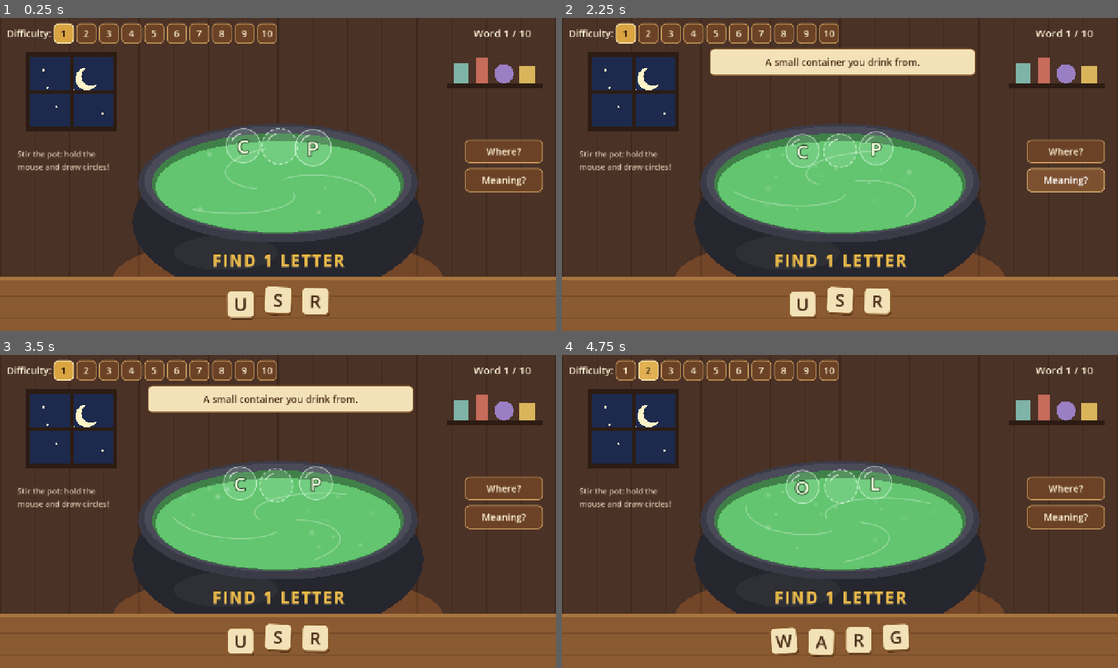
Above: before the commit, frames 1-4 (two rows, left to right).
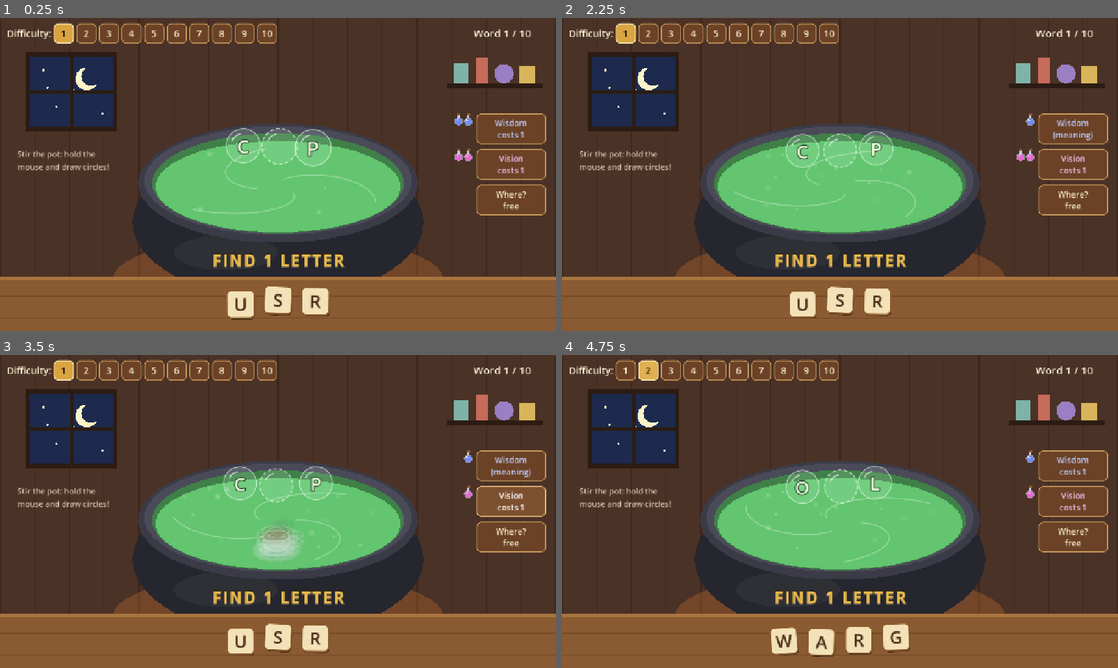
Above: after the commit, the same moments.

Repository: Kappakapawie/Spell-Cauldron
Game: Godot game, scene res://scenes/main.tscn
Same seed, same stepped clock (60 frames per second), same inputs: the game is played once before the commit and once after it.
Inputs (mouse positions are in pixels of both pictures, inside the frame that each line leads up to):
- Up to frame 1 (0.25 s): no input
- Up to frame 2 (2.25 s): click (1073, 127) at 0.5 s, where only the run after the commit has a clickable "Wisdom costs 1"; click (1073, 127) at 1.25 s, where only the run after the commit has a clickable "Wisdom (meaning)"; click (1067, 180) at 2 s, where only the run before the commit has a clickable "Meaning?"
- Up to frame 3 (3.5 s): click (511, 502) at 2.75 s, where only the run after the commit has a clickable "Vision costs 1"
- Up to frame 4 (4.75 s): click "1" at 3.5 s; click "2" at 4.25 s

The runs differ from the first frame. In frame 1, 3.6% of the frame differs, in the area x 81-99%, y 30-64%; in frame 2, 7.8%; in frame 3, 8.4%, in the area x 26-99%, y 9-66%; in frame 4, 3.5%.

Commit message:
Add Wisdom and Vision potions as earned, paid hints
- Brewing a word rewards 1-4 potions (more for longer words); they fly
  to shelves of flask icons next to the buttons
- Wisdom potion shows the meaning; Vision potion reveals the blurry
  picture in the brew, clearer with each one (3 steps)
- Drinking costs 1-4 potions depending on difficulty; buttons grey out
  when you can't afford them
- Remove the automatic 10-second picture; Where? hint stays free
- Smoke test covers costs and rewards

Co-Authored-By: Claude Opus 5.5 <noreply@anthropic.com>

Diff:
--- a/scripts/main.gd
+++ b/scripts/main.gd
@@ -17,7 +17,6 @@
 const BREW_CENTER := Vector2(640, 380)   ## middle of the soup, seen from above
 const BREW_RADIUS := Vector2(290, 115)
 const PICTURE_CENTER := Vector2(640, 425)
-const PICTURE_DELAY := 10.0              ## seconds before the vague picture appears
 const ENGRAVING_Y := 560.0
 const STIR_TURNS := 0.9  ## how many full circles you need to draw to stir
 
@@ -60,8 +59,16 @@
 var sparkles: CPUParticles2D
 var smoke: CPUParticles2D
 
-var picture_alpha := 0.0  ## 0 = invisible, ~0.4 = vague, 1 = fully revealed
+var picture_alpha := 0.0  ## how clear the picture in the brew is: 0 = hidden, 1 = sharp
 var picture_tween: Tween
+
+## Potion stock. Earned by brewing words, spent on the Wisdom / Vision buttons.
+var potions := {PotionArt.WISDOM: 2, PotionArt.VISION: 2}
+var wisdom_used := false   ## Wisdom already drunk for this word (then the meaning is free to reopen)
+var vision_level := 0      ## Vision potions drunk for this word (max VISION_STEPS.size())
+const VISION_STEPS := [0.22, 0.5, 0.78]  ## picture clarity after 1, 2, 3 Vision potions
+var shelves := {}          ## kind -> PotionShelf
+var potion_buttons := {}   ## kind -> Button
 var emoji_font: SystemFont
 var engrave_font: FontVariation
 var spoon: Spoon
@@ -195,13 +202,13 @@
 
 	progress_label.text = "Word %d / %d" % [word_number + 1, GameData.WORDS_PER_LEVEL]
 
-	# After a while, a vague picture of the word rises in the brew.
+	# The picture stays hidden until a Vision potion is drunk.
 	if picture_tween:
 		picture_tween.kill()
 	picture_alpha = 0.0
-	picture_tween = create_tween()
-	picture_tween.tween_interval(PICTURE_DELAY)
-	picture_tween.tween_property(self, "picture_alpha", 0.3, 3.0)
+	vision_level = 0
+	wisdom_used = false
+	_update_potion_ui()
 
 
 func _next_word() -> void:
@@ -535,6 +542,7 @@
 		picture_tween.kill()
 	picture_tween = create_tween()
 	picture_tween.tween_property(self, "picture_alpha", 1.0, 0.5)
+	_award_potions()
 	for i in row.size():
 		var node: Node2D = row[i]
 		var slot := node as GapSlot
@@ -633,11 +641,102 @@
 	hint_tween.finished.connect(func() -> void: hint_marker.visible = false)
 
 
-func _toggle_meaning() -> void:
+# ---------------------------------------------------------------- potions
+
+## Potions it costs to drink one, by difficulty: 1,1,1,2,2,2,3,3,3,4.
+func _potion_cost() -> int:
+	return 1 + (level - 1) / 3
+
+
+## Potions earned for brewing a word: bigger words give more (1-4).
+func _potion_reward() -> int:
+	var n: int = String(puzzle.word).length()
+	if n <= 4:
+		return 1
+	if n <= 6:
+		return 2
+	if n <= 9:
+		return 3
+	return 4
+
+
+func _drink_wisdom() -> void:
 	if complete_panel.visible:
 		return
+	if wisdom_used:
+		meaning_panel.visible = not meaning_panel.visible  # already paid: reopen for free
+		return
+	if not _pay(PotionArt.WISDOM):
+		return
+	wisdom_used = true
 	meaning_label.text = puzzle.meaning
-	meaning_panel.visible = not meaning_panel.visible
+	meaning_panel.visible = true
+	_update_potion_ui()
+
+
+func _drink_vision() -> void:
+	if complete_panel.visible or vision_level >= VISION_STEPS.size():
+		return
+	if not _pay(PotionArt.VISION):
+		return
+	vision_level += 1
+	if picture_tween:
+		picture_tween.kill()
+	picture_tween = create_tween()
+	picture_tween.tween_property(self, "picture_alpha", VISION_STEPS[vision_level - 1], 1.5) \
+		.set_trans(Tween.TRANS_SINE)
+	_update_potion_ui()
+
+
+func _pay(kind: String) -> bool:
+	var cost := _potion_cost()
+	if potions[kind] < cost:
+		return false
+	potions[kind] -= cost
+	return true
+
+
+func _award_potions() -> void:
+	var kinds := [PotionArt.WISDOM, PotionArt.VISION]
+	for i in _potion_reward():
+		var kind: String = kinds[randi() % 2]
+		var fly := FlyingPotion.new()
+		fly.liquid = PotionArt.COLORS[kind]
+		fly.position = WORD_CENTER + Vector2(randf_range(-60, 60), 0)
+		fly.scale = Vector2.ONE * 1.6
+		add_child(fly)
+		var shelf: PotionShelf = shelves[kind]
+		var tw := fly.create_tween().set_trans(Tween.TRANS_QUAD).set_ease(Tween.EASE_IN_OUT)
+		tw.tween_interval(0.25 + i * 0.18)
+		tw.tween_property(fly, "position", fly.position + Vector2(0, -90), 0.3)
+		tw.tween_property(fly, "position", shelf.slot_global_position(potions[kind] + i), 0.55)
+		tw.parallel().tween_property(fly, "scale", Vector2.ONE, 0.55)
+		tw.tween_callback(func() -> void:
+			potions[kind] += 1
+			_update_potion_ui()
+			fly.queue_free())
+
+
+func _update_potion_ui() -> void:
+	if shelves.is_empty():
+		return
+	var cost := _potion_cost()
+	for kind in shelves:
+		(shelves[kind] as PotionShelf).count = potions[kind]
+	var wisdom: Button = potion_buttons[PotionArt.WISDOM]
+	if wisdom_used:
+		wisdom.text = "Wisdom\n(meaning)"
+		wisdom.disabled = false
+	else:
+		wisdom.text = "Wisdom\ncosts %d" % cost
+		wisdom.disabled = potions[PotionArt.WISDOM] < cost
+	var vision: Button = potion_buttons[PotionArt.VISION]
+	if vision_level >= VISION_STEPS.size():
+		vision.text = "Vision\n(clearest)"
+		vision.disabled = true
+	else:
+		vision.text = "Vision\ncosts %d" % cost
+		vision.disabled = potions[PotionArt.VISION] < cost
 
 
 func _engraving_text() -> String:
@@ -713,17 +812,17 @@
 	var wobble := 1.0 - picture_alpha  # less wobble and blur as it becomes clear
 	draw_set_transform(PICTURE_CENTER, sin(time * 0.9) * 0.08 * wobble,
 		Vector2(1.0 + sin(time * 1.4) * 0.05 * wobble, 0.8 + sin(time * 1.1) * 0.05 * wobble))
-	var clear := clampf((picture_alpha - 0.3) / 0.7, 0.0, 1.0)  # 0 while vague, 1 when revealed
-	var tint := brew_color.lightened(0.5).lerp(Color.WHITE, clear)
-	var blur := 12.0 * (1.0 - clear)
+	var clear := picture_alpha  # each Vision potion raises this; a correct word makes it 1
+	var tint := brew_color.lightened(0.5).lerp(Color.WHITE, clear * clear)
+	var blur := 16.0 * (1.0 - clear)
 	# Several shifted, faint copies blur the picture while it is still a mystery.
 	for i in 8:
 		var a := TAU * i / 8.0
 		var c := tint
-		c.a = picture_alpha * 0.35 * (1.0 - clear)
+		c.a = 0.3 * (1.0 - clear) * minf(1.0, clear * 5.0)
 		draw_string(emoji_font, Vector2(-150, baseline) + Vector2(cos(a), sin(a)) * blur, pic, HORIZONTAL_ALIGNMENT_CENTER, 300, fs, c)
 	var main_c := tint
-	main_c.a = picture_alpha * (0.35 + 0.65 * clear)
+	main_c.a = 0.2 + 0.8 * clear * clear
 	draw_string(emoji_font, Vector2(-150, baseline), pic, HORIZONTAL_ALIGNMENT_CENTER, 300, fs, main_c)
 	draw_set_transform(Vector2.ZERO, 0.0, Vector2.ONE)
 
@@ -894,18 +993,45 @@
 
 	# Action buttons
 	var side := VBoxContainer.new()
-	side.position = Vector2(1070, 280)
+	side.position = Vector2(975, 220)
 	side.mouse_filter = Control.MOUSE_FILTER_IGNORE
 	side.add_theme_constant_override("separation", 12)
 	root.add_child(side)
-	var where := _button("Where?", Vector2(180, 54))
+	# Each potion: a shelf of little flask icons, then the button that drinks one.
+	var potion_rows := [
+		[PotionArt.WISDOM, "Drink to learn what the word means", _drink_wisdom],
+		[PotionArt.VISION, "Drink to see the picture in the brew more clearly", _drink_vision],
+	]
+	for info in potion_rows:
+		var kind: String = info[0]
+		var hbox := HBoxContainer.new()
+		hbox.mouse_filter = Control.MOUSE_FILTER_IGNORE
+		hbox.add_theme_constant_override("separation", 8)
+		side.add_child(hbox)
+		var shelf := PotionShelf.new()
+		shelf.liquid = PotionArt.COLORS[kind]
+		hbox.add_child(shelf)
+		shelves[kind] = shelf
+		var b := _button("", Vector2(160, 64))
+		b.add_theme_font_size_override("font_size", 19)
+		b.add_theme_color_override("font_color", PotionArt.COLORS[kind].lightened(0.55))
+		b.tooltip_text = info[1]
+		b.pressed.connect(info[2])
+		hbox.add_child(b)
+		potion_buttons[kind] = b
+	var where_row := HBoxContainer.new()
+	where_row.mouse_filter = Control.MOUSE_FILTER_IGNORE
+	where_row.add_theme_constant_override("separation", 8)
+	side.add_child(where_row)
+	var spacer := Control.new()
+	spacer.custom_minimum_size = Vector2(PotionShelf.PER_ROW * PotionShelf.STEP + 4, 0)
+	spacer.mouse_filter = Control.MOUSE_FILTER_IGNORE
+	where_row.add_child(spacer)
+	var where := _button("Where?\nfree", Vector2(160, 64))
+	where.add_theme_font_size_override("font_size", 19)
 	where.tooltip_text = "Show where a missing letter goes"
 	where.pressed.connect(_show_where_hint)
-	side.add_child(where)
-	var meaning := _button("Meaning?", Vector2(180, 54))
-	meaning.tooltip_text = "Show what the word means"
-	meaning.pressed.connect(_toggle_meaning)
-	side.add_child(meaning)
+	where_row.add_child(where)
 
 	# Level complete popup
 	complete_panel = PanelContainer.new()
@@ -956,6 +1082,8 @@
 	t.set_stylebox("pressed", "Button", _ui_box(Color("d9a441"), Color("fff0c2")))
 	t.set_stylebox("hover_pressed", "Button", _ui_box(Color("e0b052"), Color("fff0c2")))
 	t.set_stylebox("focus", "Button", StyleBoxEmpty.new())
+	t.set_stylebox("disabled", "Button", _ui_box(Color("4a3226"), Color("6b5040")))
+	t.set_color("font_disabled_color", "Button", Color(1, 0.95, 0.85, 0.35))
 	t.set_color("font_color", "Button", Color("fff3d6"))
 	t.set_color("font_hover_color", "Button", Color("ffffff"))
 	t.set_color("font_pressed_color", "Button", Color("2b1a0e"))
@@ -1003,6 +1131,15 @@
 		]), color)
 
 
+## A reward potion flying from the cauldron to its shelf.
+class FlyingPotion extends Node2D:
+	var liquid := Color.WHITE
+
+	func _draw() -> void:
+		draw_circle(Vector2.ZERO, 16.0, Color(liquid, 0.25))
+		PotionArt.draw_flask(self, Vector2.ZERO, 1.0, liquid)
+
+
 ## A wooden spoon that follows the mouse while you stir.
 class Spoon extends Node2D:
 	func _draw() -> void:
--- /dev/null
+++ b/scripts/potion_art.gd
@@ -0,0 +1,21 @@
+class_name PotionArt
+extends RefCounted
+
+## Shared drawing + data for potions.
+
+const WISDOM := "wisdom"   ## tells you what the word means
+const VISION := "vision"   ## shows the picture in the brew, a bit clearer each time
+
+const COLORS := {
+	WISDOM: Color("6f8cff"),
+	VISION: Color("e46bd0"),
+}
+
+
+## A small round flask with a cork. `s` = scale (1.0 is about 20 px tall).
+static func draw_flask(ci: CanvasItem, c: Vector2, s: float, liquid: Color) -> void:
+	ci.draw_rect(Rect2(c + Vector2(-3, -15) * s, Vector2(6, 8) * s), Color(0.85, 0.9, 1.0, 0.85))
+	ci.draw_rect(Rect2(c + Vector2(-4, -19) * s, Vector2(8, 5) * s), Color("8b5a2b"))
+	ci.draw_circle(c, 9.5 * s, Color(0.85, 0.9, 1.0, 0.55))
+	ci.draw_circle(c + Vector2(0, 1) * s, 7.5 * s, liquid)
+	ci.draw_circle(c + Vector2(-3, -3) * s, 2.0 * s, Color(1, 1, 1, 0.75))
--- /dev/null
+++ b/scripts/potion_shelf.gd
@@ -0,0 +1,43 @@
+class_name PotionShelf
+extends Control
+
+## Shows how many potions of one kind you have, as little flask icons.
+
+const PER_ROW := 5
+const STEP := 22.0
+const MAX_SHOWN := 10
+
+var liquid := Color.WHITE
+var count := 0:
+	set(value):
+		count = value
+		queue_redraw()
+
+
+func _init() -> void:
+	custom_minimum_size = Vector2(PER_ROW * STEP + 4, 60)
+	mouse_filter = Control.MOUSE_FILTER_IGNORE
+
+
+## Where the next potion would appear (used for the "fly to shelf" animation).
+func slot_global_position(index: int) -> Vector2:
+	return global_position + _slot(mini(index, MAX_SHOWN - 1))
+
+
+func _slot(i: int) -> Vector2:
+	var row := i / PER_ROW
+	var col := i % PER_ROW
+	return Vector2(size.x - STEP * 0.5 - col * STEP, 18 + row * 28)
+
+
+func _draw() -> void:
+	var shown := mini(count, MAX_SHOWN)
+	var extra := count - shown
+	if extra > 0:
+		shown -= 1  # make room for the "+N" label
+	for i in shown:
+		PotionArt.draw_flask(self, _slot(i), 1.0, liquid)
+	if extra > 0:
+		var font := ThemeDB.fallback_font
+		var p := _slot(shown) + Vector2(-11, 6)
+		draw_string(font, p, "+%d" % (extra + 1), HORIZONTAL_ALIGNMENT_CENTER, 22, 14, Color("fff3d6"))
--- a/tests/smoke_test.gd
+++ b/tests/smoke_test.gd
@@ -54,10 +54,22 @@
 		await main._stir()
 		if main.word_number != 0:
 			_fail("level %d: wrong answer advanced the game" % lvl)
+		# Potions: drinking costs potions; brewing the word earns some.
+		main.potions = {PotionArt.WISDOM: 10, PotionArt.VISION: 10}
+		var cost: int = main._potion_cost()
+		main._drink_vision()
+		main._drink_wisdom()
+		if main.potions[PotionArt.VISION] != 10 - cost or main.potions[PotionArt.WISDOM] != 10 - cost:
+			_fail("level %d: drinking did not cost %d potions" % [lvl, cost])
+		var before: int = main.potions[PotionArt.VISION] + main.potions[PotionArt.WISDOM]
+		var reward: int = main._potion_reward()
 		_solve(main, word, false)
 		if main._spelling() != word:
 			_fail("level %d: spelled %s, expected %s" % [lvl, main._spelling(), word])
 		await main._stir()
+		var after: int = main.potions[PotionArt.VISION] + main.potions[PotionArt.WISDOM]
+		if after != before + reward:
+			_fail("level %d: expected %d reward potions, got %d" % [lvl, reward, after - before])
 		if main.word_number != 1:
 			_fail("level %d: correct answer did not advance (word %s)" % [lvl, word])
 		else:
Not shown, added: scripts/potion_art.gd.uid
Not shown, added: scripts/potion_shelf.gd.uid
Not shown, changed: PLAN.md
